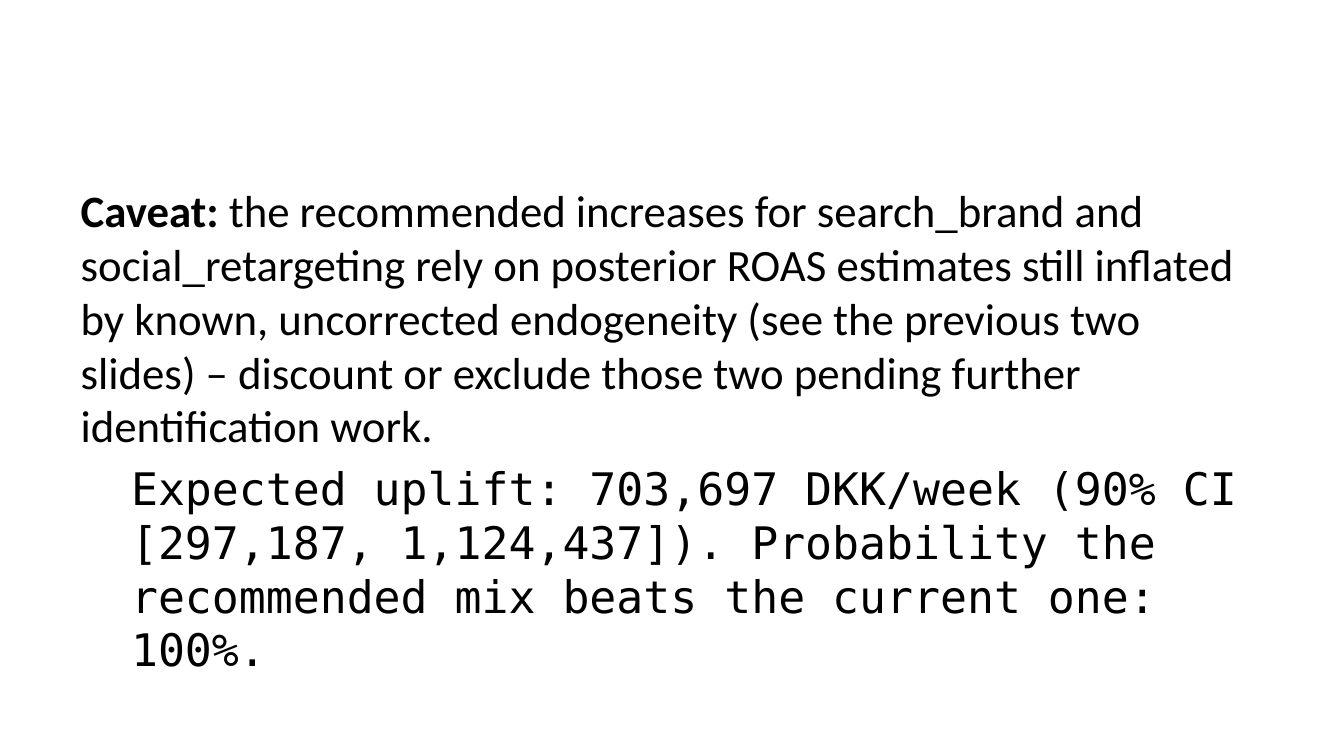
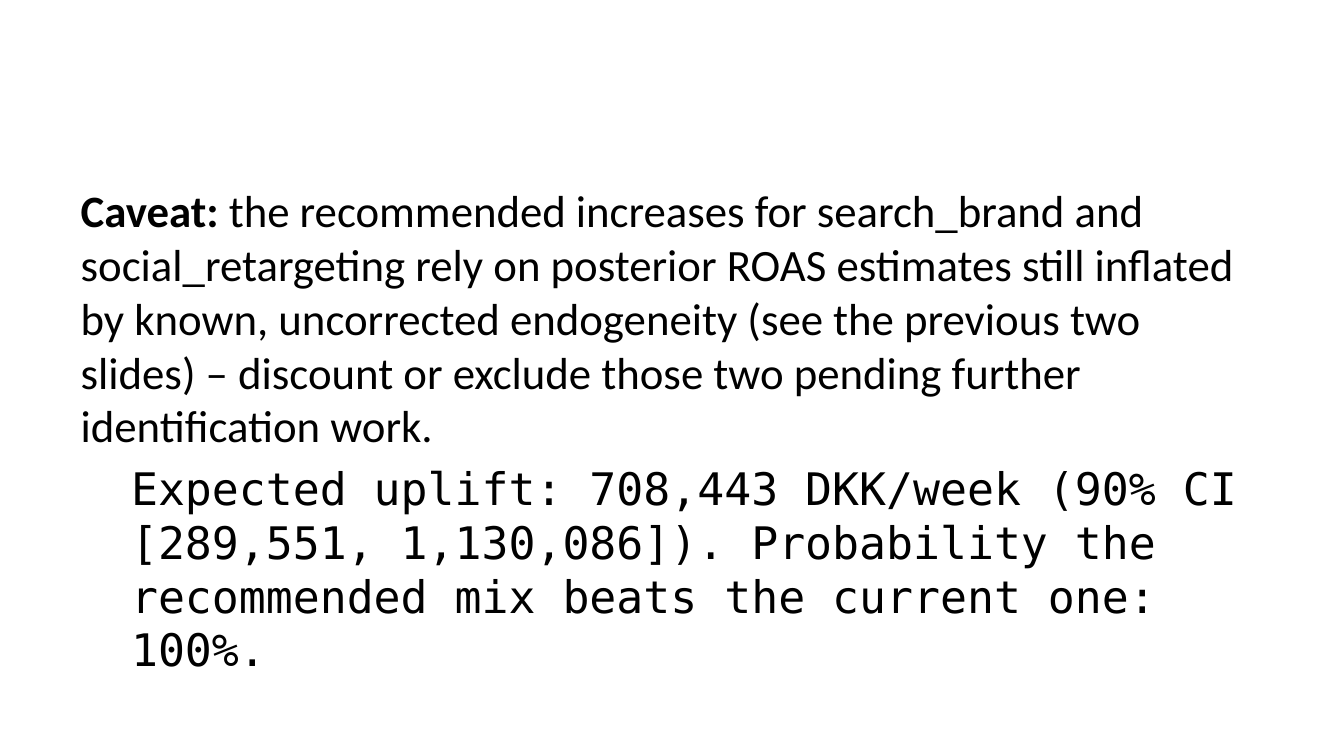
Before and after one commit to MadsWKofoed/mmm-denmark-retail, a slide deck: slide 16 of reports/deck.pptx. Drawn at 1344x756 pixels with LibreOffice and Linux fonts; fonts in the diff are those of the drawing. Boxes give left, top, right and bottom in pixels: in the first picture for what was removed or moved away, otherwise in the second. Text is boxed around its words. In the diff, an @@ line names an element or a change of style, - is before the commit and + after.

```diff
--- a/reports/deck.pptx
+++ b/reports/deck.pptx
@@ text at (131,470,1237,667): text changed @@
-Expected uplift: 703,697 DKK/week (90% CI [297,187, 1,124,437]). Probability the recommended mix beats the current one: 100%.
+Expected uplift: 708,443 DKK/week (90% CI [289,551, 1,130,086]). Probability the recommended mix beats the current one: 100%.
```
Also in this commit, not shown: 2 other slides changed, 21 other files.
